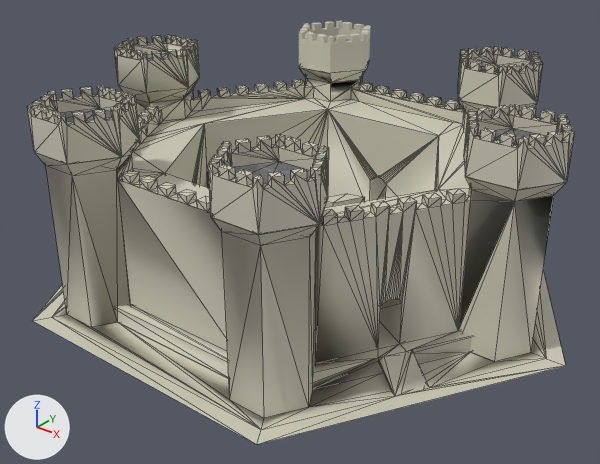
A saved change to the FBX model Assets/Prefabs/Meshes/Fort.fbx.
Camera for both pictures: a 50 mm camera at (0.0253, -0.0325, 0.0223) aimed at (0.0004, -0.0013, 0.0029). Lighting does not change. The marker at lower left points along +X, +Y and +Z. Mesh edges are drawn as thin lines on the coarser meshes. Where no turn or scale is listed for an object, it has been applied to the vertices. Vertices at the same position are counted once.
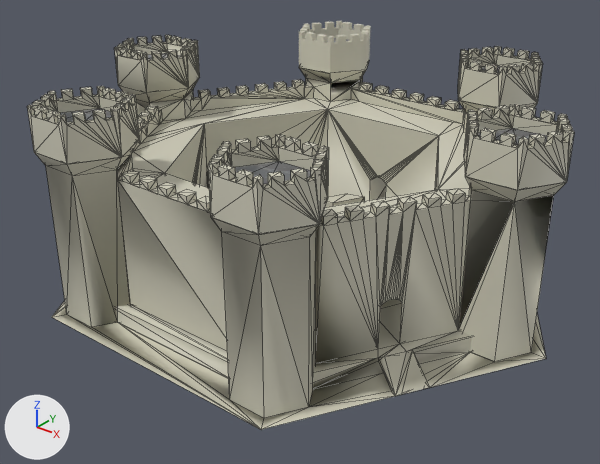
Diff of the bpy script that builds the scene:
```diff
--- a/Assets/Prefabs/Meshes/Fort.fbx.py
+++ b/Assets/Prefabs/Meshes/Fort.fbx.py
@@ me_mesh_005 @@
 # used by ob_mesh6; location = (0.0, 0.0, 0.0)
-me_mesh_005.from_pydata(...)  # 951 vertices, 2153 faces; spans x -0.015..0.015, y -0.013..0.013, z 0.0..0.011
+me_mesh_005.from_pydata(...)  # 945 vertices, 2133 faces; spans x -0.0141..0.0141, y -0.0122..0.0122, z 0.0..0.011
+# me_mesh_005 part 1
+# 6 vertices are removed from x -0.015..0.015, y -0.013..0.013, z 0.0
+# 20 faces are deleted
 me_mesh_005.materials.append(mat_stone_coursed_rough)
```

Changed parts and their boxes [x1, y1, x2, y2] in the pictures (600 x 464 px):
'Mesh6', reshaped
    before: [32, 35, 567, 445]
    after: [34, 35, 567, 429]
part 1 of me_mesh_005, deleted
    before: [32, 271, 566, 445]
